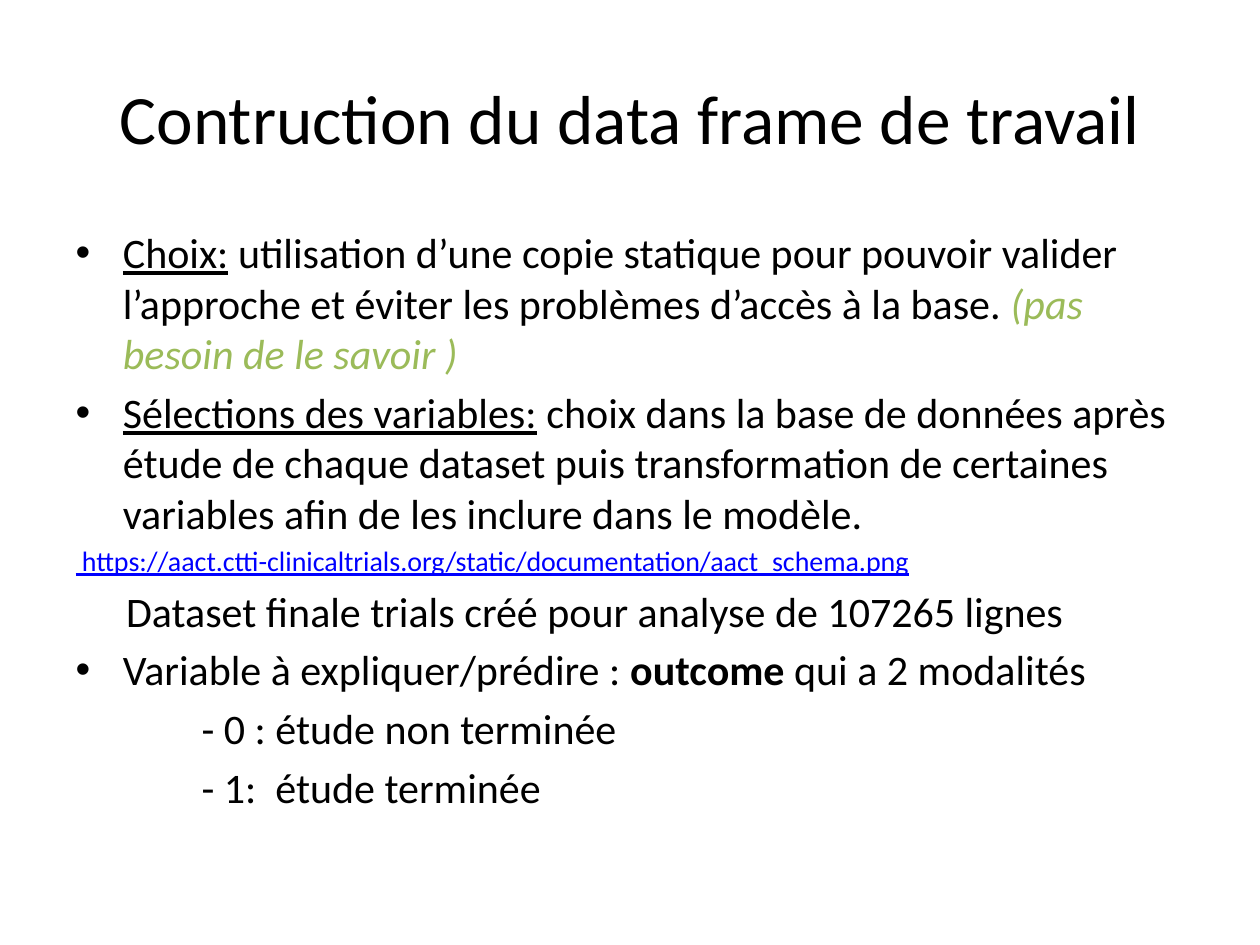
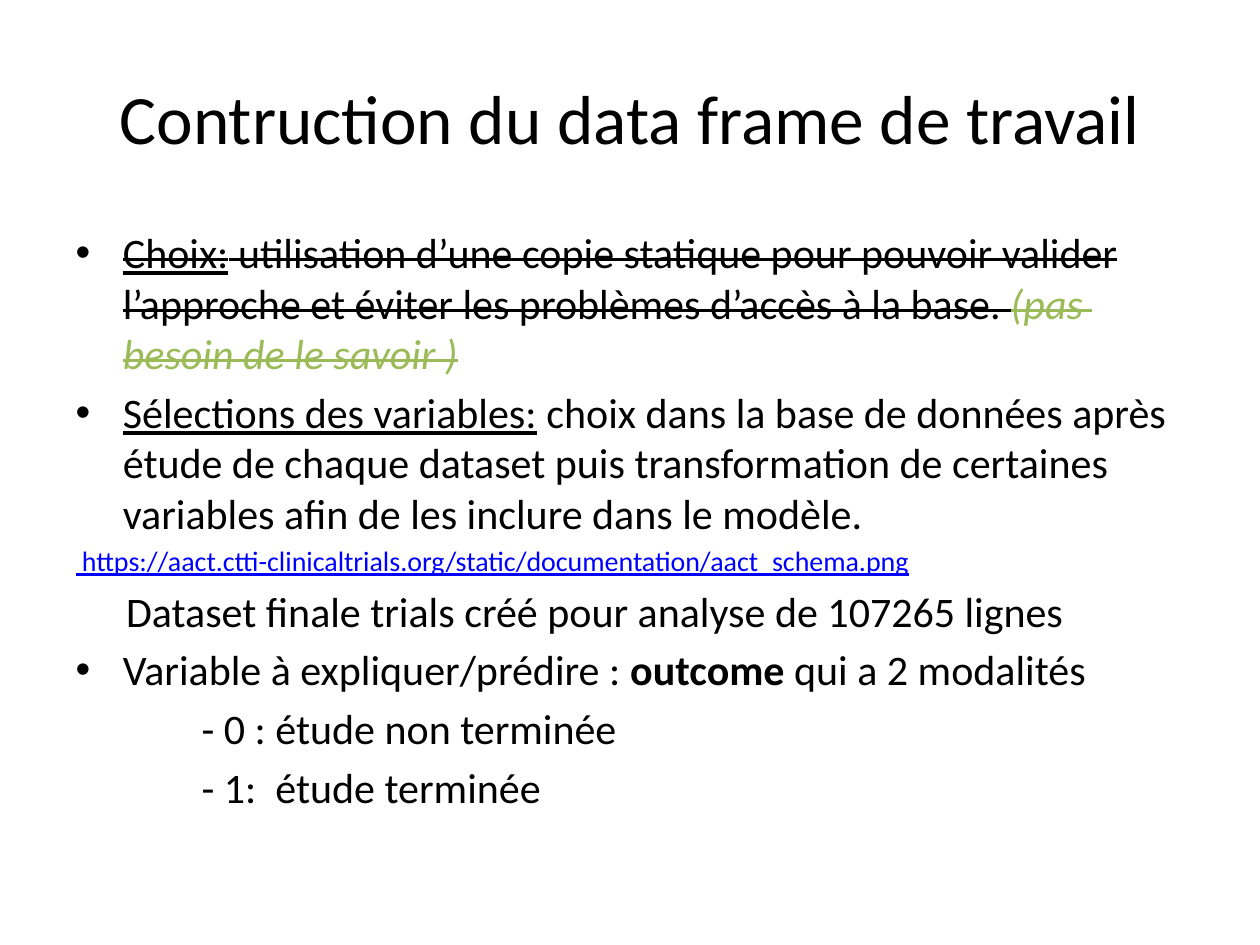
Before and after one commit to datasciences1/aact, a slide deck: slide 3 of presentation-projet.pptx. Drawn at 1260x945 pixels with LibreOffice and Linux fonts; fonts in the diff are those of the drawing; background and template pictures are left out. Boxes give left, top, right and bottom in pixels: in the first picture for what was removed or moved away, otherwise in the second. Text is boxed around its words. In the diff, an @@ line names an element or a change of style, - is before the commit and + after.

```diff
--- a/presentation-projet.pptx
+++ b/presentation-projet.pptx
@@ text at <box>123,238,1117,370</box>: strikethrough on in "Choix: utilisation d’une copie statique pour pouvoir ..." @@
```
